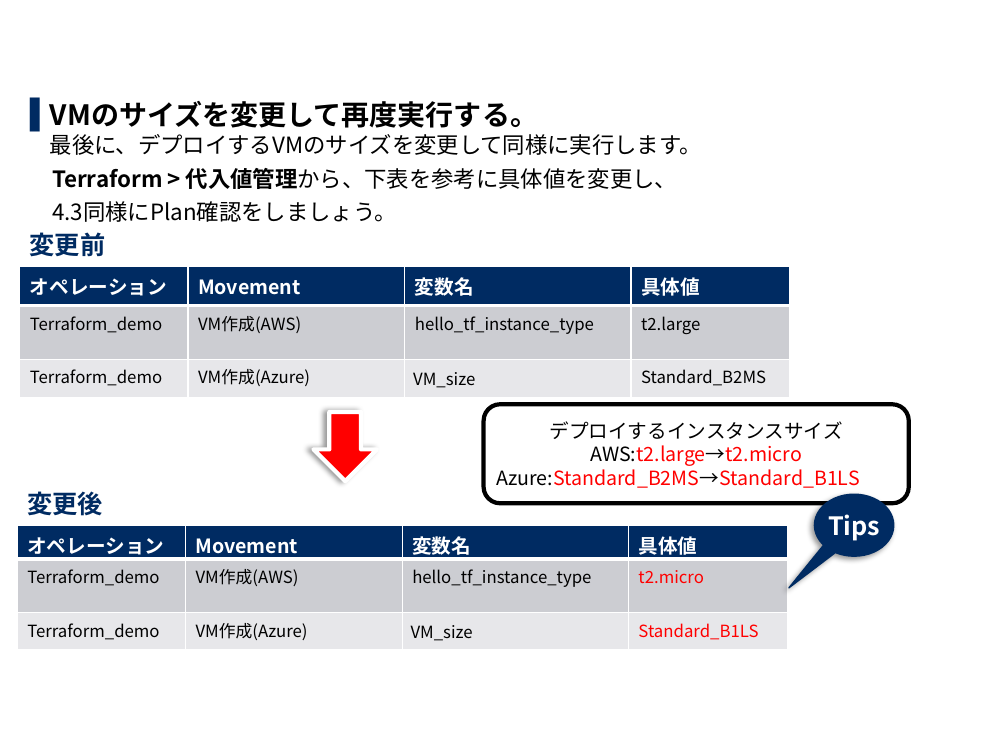
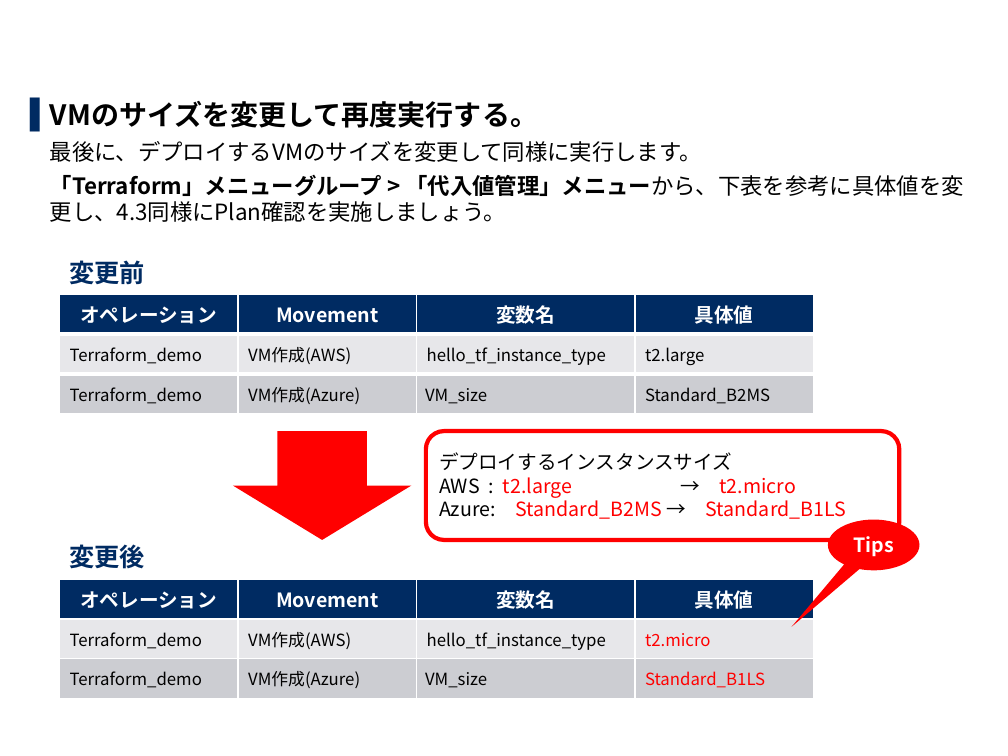
Before and after one commit to exastro-suite/it-automation-docs, a slide deck: slide 37 of asset/Learn_ja/ITA-Terraform-driver-practice_ja.pptx. Drawn at 1008x756 pixels with LibreOffice and Linux fonts; fonts in the diff are those of the drawing; background and template pictures are left out. Boxes give left, top, right and bottom in pixels: in the first picture for what was removed or moved away, otherwise in the second. Text is boxed around its words. In the diff, an @@ line names an element or a change of style, - is before the commit and + after.

```diff
--- a/asset/Learn_ja/ITA-Terraform-driver-practice_ja.pptx
+++ b/asset/Learn_ja/ITA-Terraform-driver-practice_ja.pptx
@@ text at (x1=50, y1=101, x2=964, y2=222): text changed @@
-▌ VMのサイズを変更して再度実行する。
-  最後に、デプロイするVMのサイズを変更して同様に実行します。
-Terraform > 代入値管理から、下表を参考に具体値を変更し、
-4.3同様にPlan確認をしましょう。
+▌ VMのサイズを変更して再度実行する。
+  最後に、デプロイするVMのサイズを変更して同様に実行します。
+  「Terraform」メニューグループ > 「代入値管理」メニューから、下表を参考に具体値を変更し、4.3同様にPlan確認を実施しましょう。
@@ text removed at (x1=30, y1=232, x2=106, y2=256) @@
-変更前
@@ table at (x1=59, y1=248, x2=813, y2=692) @@
+row 1: 変更前 |  |  | 
+row 5:  |  |  | 
+row 6:  |  |  | 
+row 7: 変更後 |  |  | 
+row 8: オペレーション | Movement | 変数名 | 具体値
+row 9: Terraform_demo | VM作成(AWS) | hello_tf_instance_type | t2.micro
+row 10: Terraform_demo | VM作成(Azure) | VM_size | Standard_B1LS
@@ table resized from (x1=20, y1=267, x2=790, y2=392) to (x1=59, y1=248, x2=813, y2=692) @@
@@ down arrow removed at (x1=313, y1=412, x2=377, y2=482) @@
@@ down arrow added at (x1=233, y1=431, x2=411, y2=540), fill #FF0000 @@
@@ rounded rectangle "デプロイするインスタンスサイズ" resized from (x1=484, y1=404, x2=909, y2=503) to (x1=425, y1=431, x2=899, y2=540) @@
@@ rounded rectangle "デプロイするインスタンスサイズ" at (x1=425, y1=431, x2=899, y2=540): outline #000000 3 pt to #FF0000 3 pt @@
@@ text in rounded rectangle at (x1=439, y1=477, x2=847, y2=519): text changed @@
-AWS:t2.large→t2.micro
-Azure:Standard_B2MS→Standard_B1LS
+AWS : t2.large → t2.micro
+Azure: Standard_B2MS → Standard_B1LS
@@ text in rounded rectangle at (x1=439, y1=452, x2=732, y2=470): alignment centre to left @@
@@ text removed at (x1=27, y1=491, x2=103, y2=516) @@
-変更後
@@ table removed at (x1=17, y1=525, x2=787, y2=650), 3 rows, 4 columns @@
-オペレーション | Movement | 変数名 | 具体値
-Terraform_demo | VM作成(AWS) | hello_tf_instance_type | t2.micro
-Terraform_demo | VM作成(Azure) | VM_size | Standard_B1LS
@@ speech bubble "Tips" resized from (x1=814, y1=494, x2=894, y2=556) to (x1=828, y1=519, x2=919, y2=570) @@
@@ speech bubble "Tips" at (x1=828, y1=519, x2=919, y2=570): size 18 to 14 pt; fill #002B62 to #FF0000; outline #002B62 1 pt to none; shadow off; proportions changed @@
```
Also in this commit, not shown: 36 other slides changed, 3 other files.
